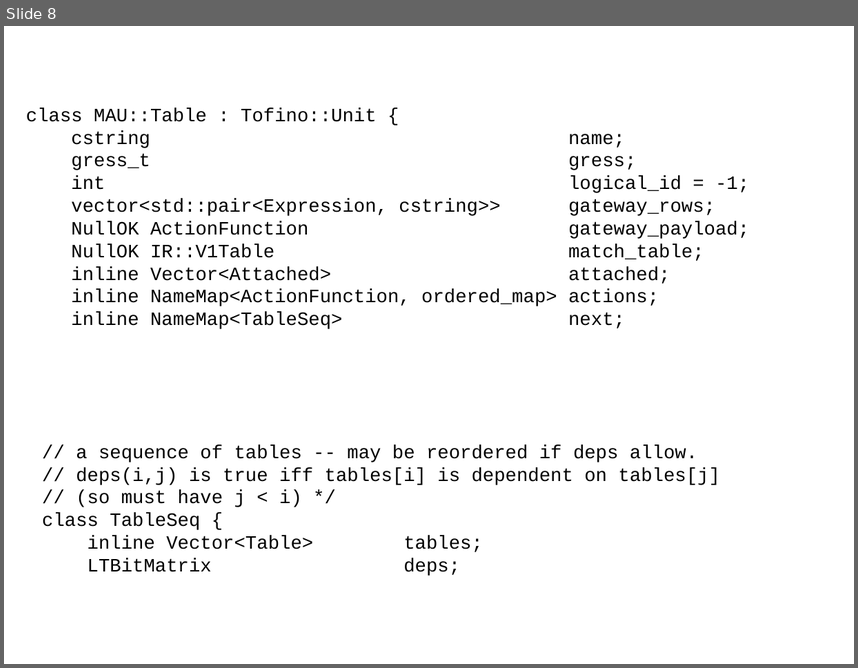
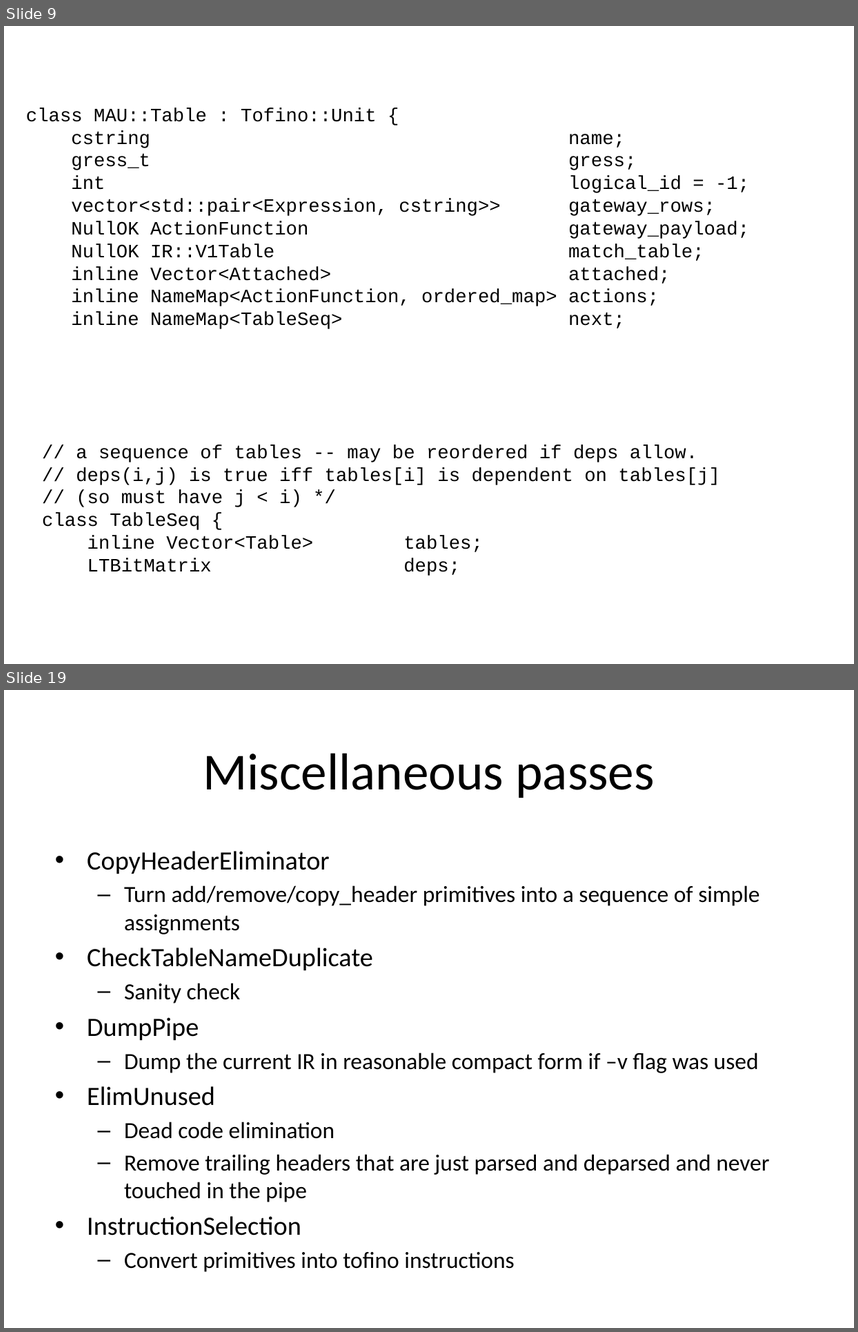
Before and after one commit to p4lang/bf-p4c, a slide deck: docs/TofinoBackend.pptx. Shown one above the other, each under a label of ours: slide 8 before the commit, slides 9 and 19 after it; the slides between them are not shown. The pictures are 858x668 and 858x1332 pixels, drawn with LibreOffice and Linux fonts; fonts in the diff are those of the drawing. Boxes give left, top, right and bottom in pixels: in the first picture for what was removed or moved away, otherwise in the second. Text is boxed around its words. In the diff, an @@ line names an element or a change of style, - is before the commit and + after.

```diff
--- a/docs/TofinoBackend.pptx
+++ b/docs/TofinoBackend.pptx
@@ slide 19 added at <box>4,690,854,1328</box>, background #FFFFFF @@
@@ title added at <box>203,753,654,798</box>, 44 pt, text #000000 @@
+Miscellaneous passes
@@ text added at <box>87,851,769,1272</box>, 19.6 pt, text #000000 @@
+• CopyHeaderEliminator
+  – Turn add/remove/copy_header primitives into a sequence of simple assignments
+• CheckTableNameDuplicate
+  – Sanity check
+• DumpPipe
+  – Dump the current IR in reasonable compact form if –v flag was used
+• ElimUnused
+  – Dead code elimination
+  – Remove trailing headers that are just parsed and deparsed and never touched in the pipe
+• InstructionSelection
+  – Convert primitives into tofino instructions
@@ what was slide 8 is now slide 9 @@
```
Also in this commit, not shown: 2 slides changed, 9 other slides added, 1 slide removed.
